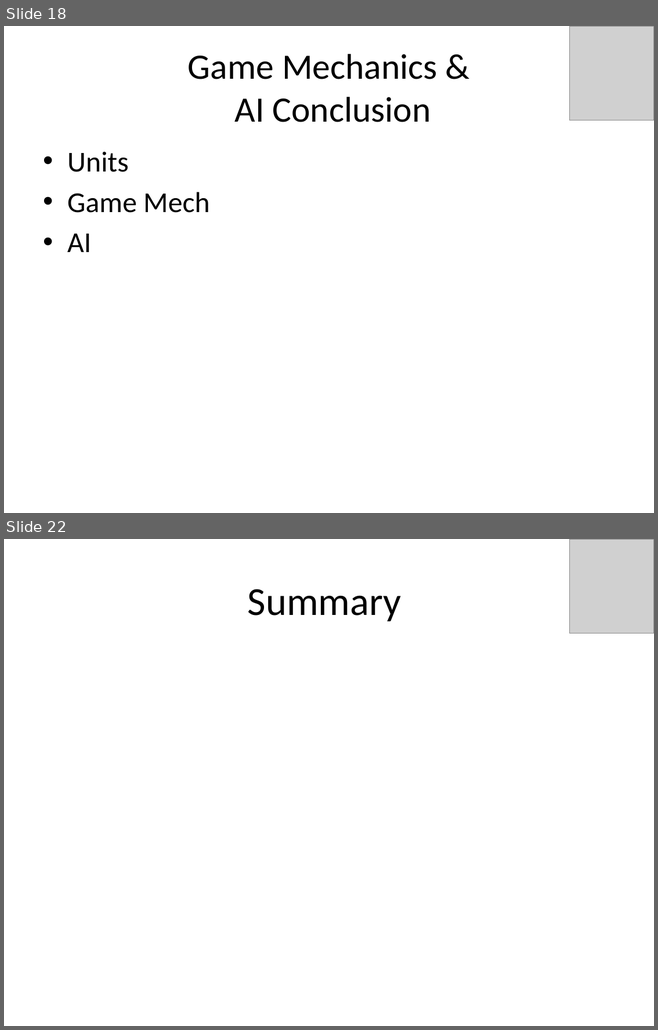
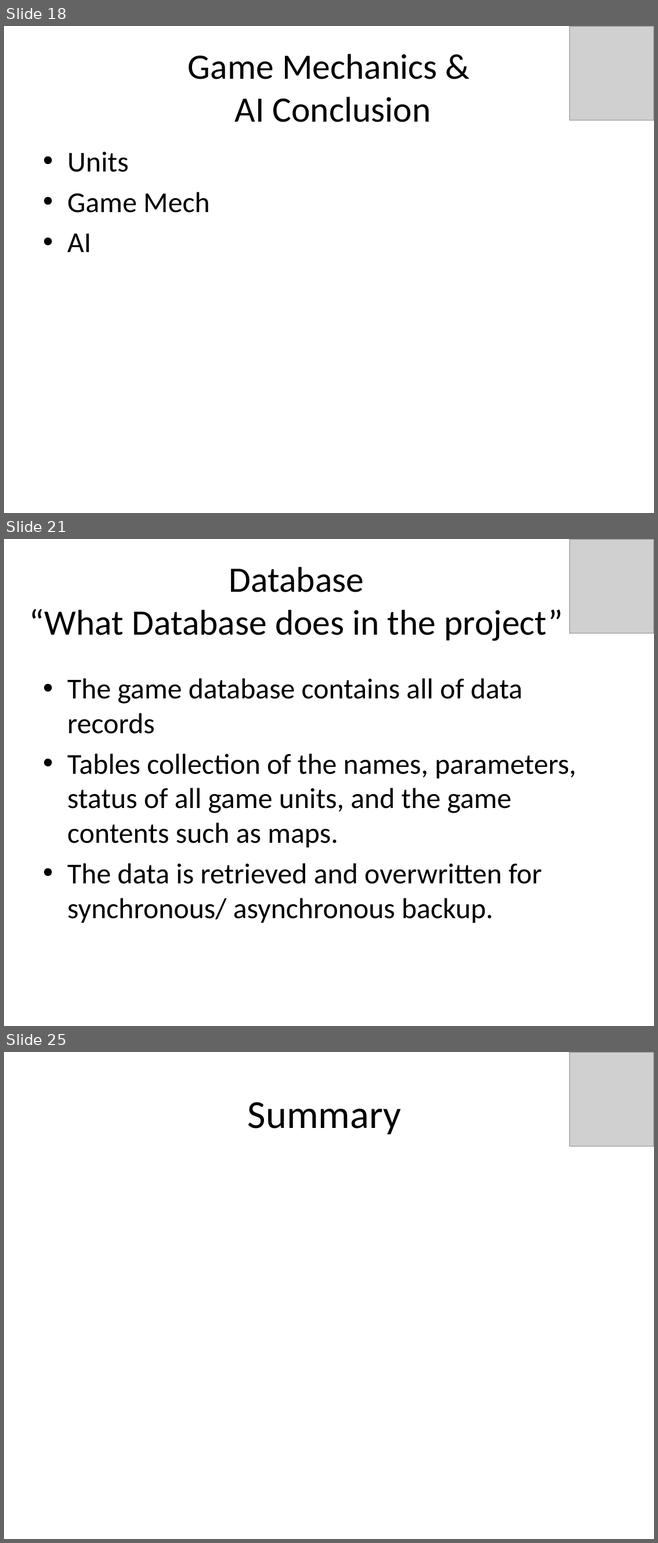
Before and after one commit to idxExtropy/duel-reality, a slide deck: Docs/DUEL REALITY .pptx. Shown one above the other, each under a label of ours: slides 18 and 22 before the commit, slides 18, 21 and 25 after it; the slides between them are not shown. The pictures are 658x1030 and 658x1543 pixels, drawn with LibreOffice and Linux fonts; fonts in the diff are those of the drawing; grey boxes stand for pictures. Boxes give left, top, right and bottom in pixels: in the first picture for what was removed or moved away, otherwise in the second. Text is boxed around its words. In the diff, an @@ line names an element or a change of style, - is before the commit and + after.

Commit message:
with database updating

```diff
--- a/Docs/DUEL REALITY .pptx
+++ b/Docs/DUEL REALITY .pptx
@@ slide 21 added at (4, 539, 654, 1026), background #FFFFFF @@
@@ picture added at (569, 539, 654, 633) @@
@@ title added at (30, 567, 563, 641), 39.6 pt, text #000000 @@
+Database
+“What Database does in the project”
@@ text added at (67, 678, 576, 923), 32 pt, text #000000 @@
+• The game database contains all of data records
+• Tables collection of the names, parameters, status of all game units, and the game contents such as maps.
+• The data is retrieved and overwritten for synchronous/ asynchronous backup.
@@ what was slide 22 is now slide 25 @@
```
Also in this commit, not shown: 5 other slides added, 3 slides removed.
